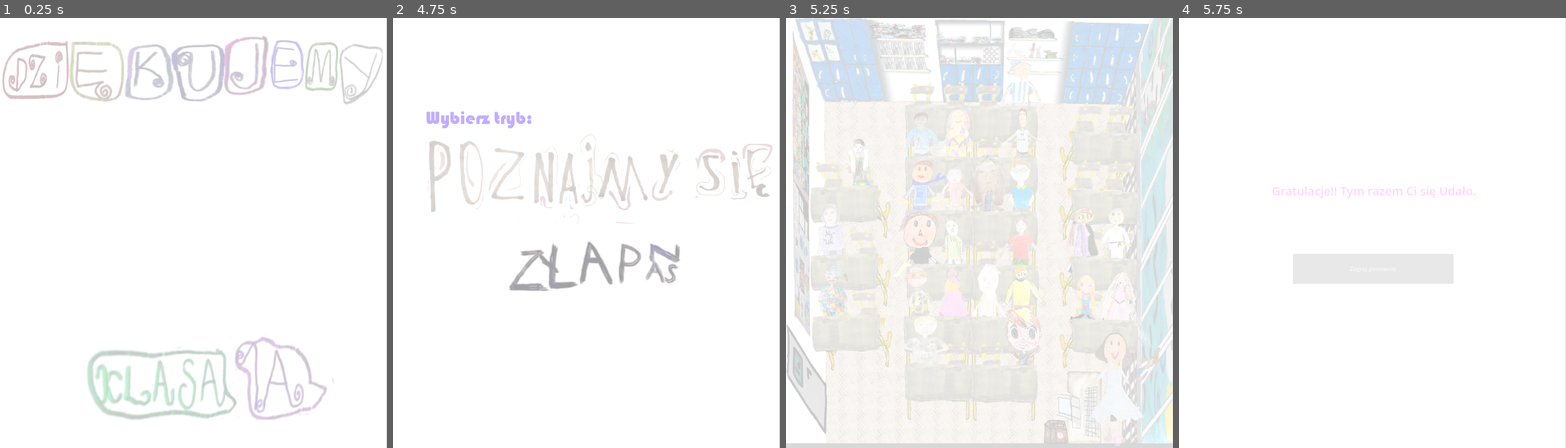
Above: before the commit, frames 1-4 (left to right).
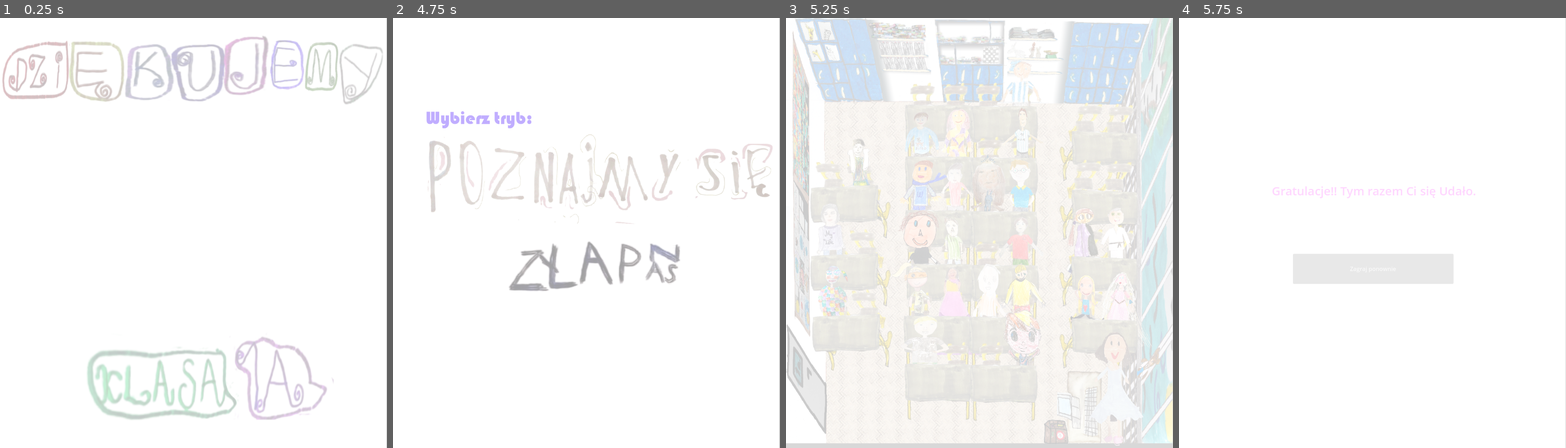
Above: after the commit, the same moments.

Repository: Whyshchuck/Laurka-2026
Game: Godot game, scene res://mode_selection.tscn
The game is run twice, just before and just after one commit, with the same random seed, the same clock (stepped at 60 frames per second) and the same inputs.
Inputs (mouse positions are in pixels of both pictures, inside the frame that each line leads up to):
- Up to frame 1 (0.25 s): no input
- Up to frame 2 (4.75 s): tap Enter at 0.5 s; move the mouse to (671, 211) at 0.52 s; tap 0 every 0.75 s from 0.6 to 4.35 s; click (671, 211) at 0.67 s; move the mouse to (509, 254) at 1.27 s; click (509, 254) at 1.42 s; move the mouse to (625, 138) at 2.02 s; click (625, 138) at 2.17 s; move the mouse to (567, 319) at 2.77 s; click (567, 319) at 2.92 s; move the mouse to (702, 297) at 3.52 s; click (702, 297) at 3.67 s; tap Space at 4.25 s; move the mouse to (470, 168) at 4.27 s; click (470, 168) at 4.42 s
- Up to frame 3 (5.25 s): move the mouse to (998, 233) at 5.02 s; tap 0 at 5.1 s; click (998, 233) at 5.17 s
- Up to frame 4 (5.75 s): no input

Frames 1-2 are identical in both runs. In frame 3, 0.2% of the frame differs, in the area x 56-90%, y 48-81%; in frame 4, nothing differs.

Commit message:
animations added

Diff:
--- a/classroom.tscn
+++ b/classroom.tscn
@@ -34,6 +34,7 @@
 [ext_resource type="Texture2D" uid="uid://d2nbo8v6niqf" path="res://sprites/kazik_r.png" id="14_lqrni"]
 [ext_resource type="AudioStream" uid="uid://cyukyg5hvc0y6" path="res://audio/krzysiek.mp3" id="15_12wbt"]
 [ext_resource type="Texture2D" uid="uid://h88w5cr84mrc" path="res://sprites/michal_a.png" id="18_fslkb"]
+[ext_resource type="Texture2D" uid="uid://drcac3ruemshr" path="res://sprites/krzysiek-Sheet.png" id="18_mr3oy"]
 [ext_resource type="Texture2D" uid="uid://brqahxg1fatkj" path="res://sprites/maja.png" id="19_7pr0m"]
 [ext_resource type="AudioStream" uid="uid://dedx3g0lxh0ed" path="res://audio/krystian.mp3" id="19_l8q0k"]
 [ext_resource type="Texture2D" uid="uid://bs5b6hc0gnehr" path="res://sprites/julek.png" id="20_iyqoq"]
@@ -57,14 +58,46 @@
 [ext_resource type="AudioStream" uid="uid://d2a57uiiq50cp" path="res://audio/anabiya.mp3" id="38_shilq"]
 [ext_resource type="PackedScene" uid="uid://dswt0hq0h0a1i" path="res://chair_right.tscn" id="39_fl1xt"]
 [ext_resource type="AudioStream" uid="uid://c6d1ynikvb2b5" path="res://audio/kuba.mp3" id="40_12wbt"]
+[ext_resource type="Texture2D" uid="uid://bk756e0tm1xiv" path="res://sprites/wiktor-Sheet.png" id="40_eqqr6"]
 [ext_resource type="PackedScene" uid="uid://bx3shxyyv5dbd" path="res://chair_left.tscn" id="40_onxaf"]
 [ext_resource type="AudioStream" uid="uid://bu0teu0p8y3sd" path="res://audio/abrish.mp3" id="41_dtuxj"]
 [ext_resource type="PackedScene" uid="uid://dfccb6pthyp8h" path="res://chair_center.tscn" id="42_t5pko"]
 [ext_resource type="Texture2D" uid="uid://cf3o3eiqa37d1" path="res://sprites/kazik_l-Sheet.png" id="42_uohgg"]
 [ext_resource type="AudioStream" uid="uid://bwcgmnjfl4e22" path="res://audio/szymon.mp3" id="45_jbgm4"]
 [ext_resource type="Texture2D" uid="uid://dvndw4n3sihax" path="res://sprites/kuba-Sheet.png" id="46_hxmxl"]
+[ext_resource type="Texture2D" uid="uid://bdouobs3s1ur7" path="res://sprites/anabiya-Sheet.png" id="48_yct1w"]
 [ext_resource type="AudioStream" uid="uid://tmufgx73xek3" path="res://audio/pacman_beginning.wav" id="60_5qgbj"]
 [ext_resource type="Texture2D" uid="uid://bmdkonb4u2sop" path="res://sprites/p_kamila.png" id="65_y7ma7"]
+
+[sub_resource type="Animation" id="Animation_uohgg"]
+length = 0.001
+tracks/0/type = "value"
+tracks/0/imported = false
+tracks/0/enabled = true
+tracks/0/path = NodePath("Sprite2D:frame")
+tracks/0/interp = 1
+tracks/0/loop_wrap = true
+tracks/0/keys = {
+"times": PackedFloat32Array(0),
+"transitions": PackedFloat32Array(1),
+"update": 1,
+"values": [0]
+}
+
+[sub_resource type="Animation" id="Animation_shilq"]
+resource_name = "idle"
+tracks/0/type = "value"
+tracks/0/imported = false
+tracks/0/enabled = true
+tracks/0/path = NodePath("Sprite2D:frame")
+tracks/0/interp = 1
+tracks/0/loop_wrap = true
+tracks/0/keys = {
+"times": PackedFloat32Array(0),
+"transitions": PackedFloat32Array(1),
+"update": 1,
+"values": [0]
+}
 
 [sub_resource type="Animation" id="Animation_hxmxl"]
 resource_name = "walk"
@@ -84,36 +117,6 @@
 "values": [0, 1, 2, 3, 4, 5, 6, 7, 8, 9, 10, 11]
 }
 
-[sub_resource type="Animation" id="Animation_uohgg"]
-length = 0.001
-tracks/0/type = "value"
-tracks/0/imported = false
-tracks/0/enabled = true
-tracks/0/path = NodePath("Sprite2D:frame")
-tracks/0/interp = 1
-tracks/0/loop_wrap = true
-tracks/0/keys = {
-"times": PackedFloat32Array(0),
-"transitions": PackedFloat32Array(1),
-"update": 1,
-"values": [0]
-}
-
-[sub_resource type="Animation" id="Animation_shilq"]
-resource_name = "idle"
-tracks/0/type = "value"
-tracks/0/imported = false
-tracks/0/enabled = true
-tracks/0/path = NodePath("Sprite2D:frame")
-tracks/0/interp = 1
-tracks/0/loop_wrap = true
-tracks/0/keys = {
-"times": PackedFloat32Array(0),
-"transitions": PackedFloat32Array(1),
-"update": 1,
-"values": [0]
-}
-
 [sub_resource type="AnimationLibrary" id="AnimationLibrary_r3myd"]
 _data = {
 &"RESET": SubResource("Animation_uohgg"),
@@ -280,6 +283,7 @@
 collision_mask = 2
 
 [node name="TextureRect" type="TextureRect" parent="Pupils/Krzysiek"]
+visible = false
 z_as_relative = false
 y_sort_enabled = true
 offset_left = -55.0
@@ -294,6 +298,19 @@
 [node name="AudioStreamPlayer" type="AudioStreamPlayer" parent="Pupils/Krzysiek"]
 stream = ExtResource("15_12wbt")
 
+[node name="AnimationPlayer" type="AnimationPlayer" parent="Pupils/Krzysiek"]
+libraries = {
+&"": SubResource("AnimationLibrary_r3myd")
+}
+
+[node name="Sprite2D" type="Sprite2D" parent="Pupils/Krzysiek"]
+z_as_relative = false
+position = Vector2(-4, -98)
+scale = Vector2(0.294152, 0.315571)
+texture = ExtResource("18_mr3oy")
+hframes = 4
+vframes = 3
+
 [node name="Nati" parent="Pupils" instance=ExtResource("6_6e7js")]
 position = Vector2(820, 886)
 collision_layer = 1
@@ -486,6 +503,7 @@
 collision_mask = 2
 
 [node name="TextureRect" type="TextureRect" parent="Pupils/Wiktor"]
+visible = false
 z_as_relative = false
 offset_left = -79.0
 offset_top = -199.0
@@ -499,6 +517,19 @@
 [node name="AudioStreamPlayer" type="AudioStreamPlayer" parent="Pupils/Wiktor"]
 stream = ExtResource("20_wnmoq")
 
+[node name="AnimationPlayer" type="AnimationPlayer" parent="Pupils/Wiktor"]
+libraries = {
+&"": SubResource("AnimationLibrary_r3myd")
+}
+
+[node name="Sprite2D" type="Sprite2D" parent="Pupils/Wiktor"]
+z_as_relative = false
+position = Vector2(-6, -86)
+scale = Vector2(0.366377, 0.343617)
+texture = ExtResource("40_eqqr6")
+hframes = 4
+vframes = 3
+
 [node name="KazikR" parent="Pupils" instance=ExtResource("6_6e7js")]
 position = Vector2(649, 295)
 collision_layer = 1
@@ -557,6 +588,7 @@
 collision_mask = 2
 
 [node name="TextureRect" type="TextureRect" parent="Pupils/Anabiya"]
+visible = false
 z_as_relative = false
 offset_left = -62.0
 offset_top = -212.0
@@ -570,6 +602,19 @@
 [node name="AudioStreamPlayer" type="AudioStreamPlayer" parent="Pupils/Anabiya"]
 stream = ExtResource("38_shilq")
 
+[node name="AnimationPlayer" type="AnimationPlayer" parent="Pupils/Anabiya"]
+libraries = {
+&"": SubResource("AnimationLibrary_r3myd")
+}
+
+[node name="Sprite2D" type="Sprite2D" parent="Pupils/Anabiya"]
+z_as_relative = false
+position = Vector2(14, -86)
+scale = Vector2(0.41505, 0.37873)
+texture = ExtResource("48_yct1w")
+hframes = 4
+vframes = 3
+
 [node name="Kuba" parent="Pupils" instance=ExtResource("6_6e7js")]
 position = Vector2(368, 432)
 collision_layer = 1
@@ -642,16 +687,16 @@
 stream = ExtResource("45_jbgm4")
 
 [node name="Miłosz" parent="Pupils" instance=ExtResource("6_6e7js")]
-position = Vector2(658, 986)
+position = Vector2(659, 996)
 collision_layer = 1
 collision_mask = 2
 
 [node name="TextureRect" type="TextureRect" parent="Pupils/Miłosz"]
 z_as_relative = false
-offset_left = -62.0
-offset_top = -208.0
-offset_right = 231.0
-offset_bottom = 207.0
+offset_left = -64.0
+offset_top = -210.0
+offset_right = 229.0
+offset_bottom = 205.0
 rotation = -0.0604706
 scale = Vector2(0.366435, 0.484321)
 texture = ExtResource("10_v6oqn")
--- a/desk_left.tscn
+++ b/desk_left.tscn
@@ -9,7 +9,7 @@
 [sub_resource type="RectangleShape2D" id="RectangleShape2D_2p41d"]
 size = Vector2(126.937, 67.75)
 
-[node name="DeskLeft" type="StaticBody2D"]
+[node name="DeskLeft2" type="StaticBody2D"]
 collision_layer = 2
 collision_mask = 3
 
--- a/desk_teacher.tscn
+++ b/desk_teacher.tscn
@@ -6,7 +6,7 @@
 [sub_resource type="RectangleShape2D" id="RectangleShape2D_48h1r"]
 size = Vector2(98, 198.5)
 
-[node name="DeskLeft" type="StaticBody2D"]
+[node name="DeskLeft2" type="StaticBody2D"]
 
 [node name="TextureRect" type="TextureRect" parent="."]
 offset_left = -98.0
Not shown: 1 places in classroom.tscn that only renumber resources
Binary file added: sprites/anabiya-Sheet.png
Not shown, added: sprites/anabiya-Sheet.png.import
Binary file added: sprites/krzysiek-Sheet.png
Not shown, added: sprites/krzysiek-Sheet.png.import
Binary file added: sprites/wiktor-Sheet.png
Not shown, added: sprites/wiktor-Sheet.png.import
